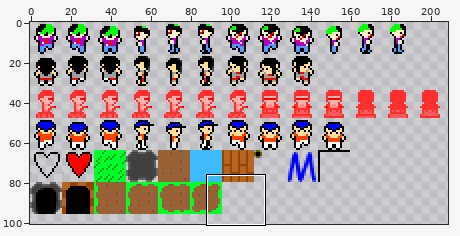
One commit to this sprite sheet: res/spritesheet.png. The picture above shows the old version from afar; the outline marks the close-up.
Close-up. Earlier state:
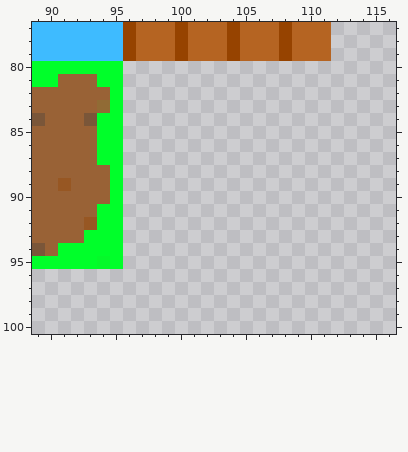
The file is 256x256 pixels. Pixels under 10% opacity are left out. Colours within 5 levels of each other are drawn and written as one. Shown: x 89..116, y 77..100. The wide view leaves out empty margins.
And afterwards:
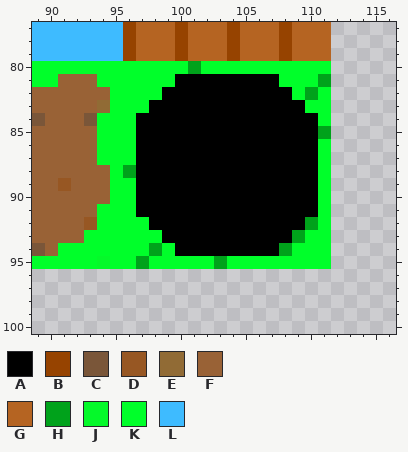
Palette (. is transparent): A #000000  B #964300  C #7a5639  D #975723  E #916b35  F #996236  G #b56422  H #00a21b  J #05f92a  K #00ff2a  L #3ebbff
The exact change:
@@ x 89..116 @@
  79 LLLLLLLBGGGBGGGBGGGBGGG.....
- 80 KKKKKKK.....................
- 81 KKFFFKK.....................
- 82 FFFFFFK.....................
- 83 FFFFFEK.....................
- 84 CFFFCKK.....................
- 85 FFFFFKK.....................
- 86 FFFFFKK.....................
- 87 FFFFFKK.....................
- 88 FFFFFFK.....................
- 89 FFDFFFK.....................
- 90 FFFFFFK.....................
- 91 FFFFFKK.....................
- 92 FFFFDKK.....................
- 93 FFFFKKK.....................
- 94 CFKKKKK.....................
- 95 KKKKKJK.....................
+ 80 KKKKKKKKKKKKHKKKKKKKKKK.....
+ 81 KKFFFKKKKKKAAAAAAAAKKKH.....
+ 82 FFFFFFKKKKAAAAAAAAAAKHK.....
+ 83 FFFFFEKKKAAAAAAAAAAAAKK.....
+ 84 CFFFCKKKAAAAAAAAAAAAAAK.....
+ 85 FFFFFKKKAAAAAAAAAAAAAAH.....
+ 86 FFFFFKKKAAAAAAAAAAAAAAK.....
+ 87 FFFFFKKKAAAAAAAAAAAAAAK.....
+ 88 FFFFFFKHAAAAAAAAAAAAAAK.....
+ 89 FFDFFFKKAAAAAAAAAAAAAAK.....
+ 90 FFFFFFKKAAAAAAAAAAAAAAK.....
+ 91 FFFFFKKKAAAAAAAAAAAAAAK.....
+ 92 FFFFDKKKKAAAAAAAAAAAAHK.....
+ 93 FFFFKKKKKKAAAAAAAAAAHKK.....
+ 94 CFKKKKKKKHKAAAAAAAAHKKK.....
+ 95 KKKKKJKKHKKKKKHKKKKKKKK.....
  96 ............................
Where, in picture pixels (left, top, right, bottom), the same in both close-ups:
added: (123, 61, 331, 269)
